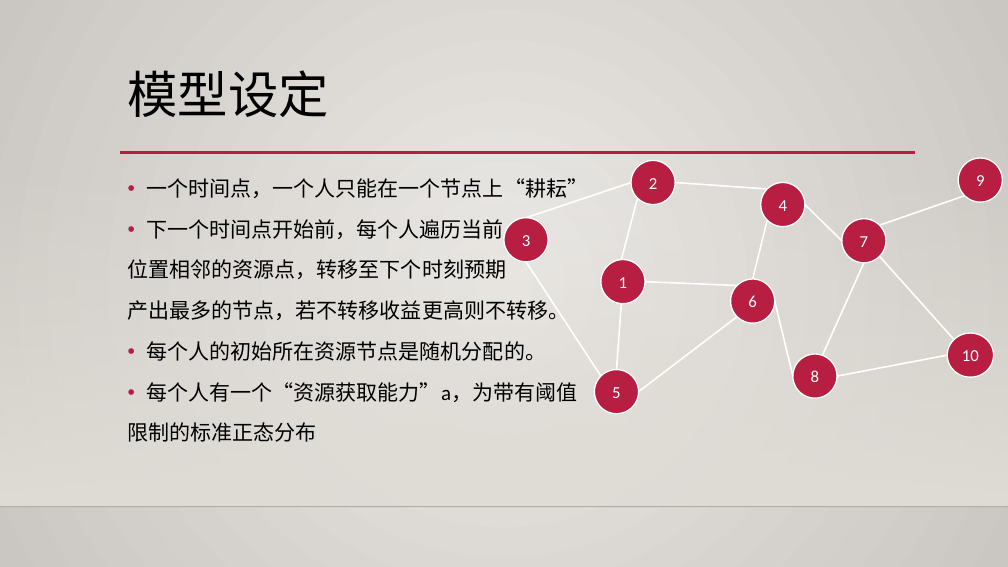
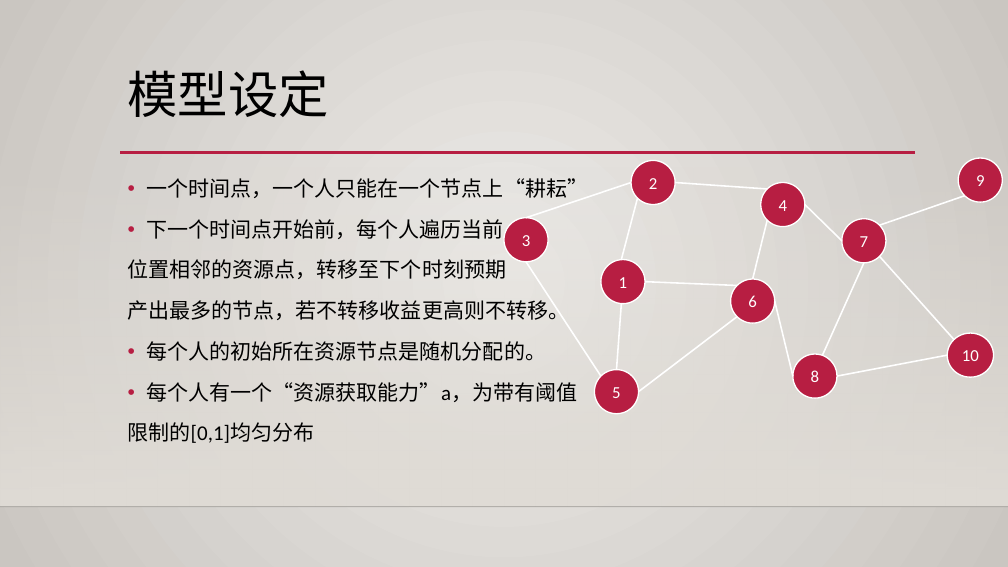
Before and after one commit to phoenixrain-pku/SocialComputing, a slide deck: slide 3 of 内卷问题建模与分析.pptx. Drawn at 1008x567 pixels with LibreOffice and Linux fonts; fonts in the diff are those of the drawing; background and template pictures are left out. Boxes give left, top, right and bottom in pixels: in the first picture for what was removed or moved away, otherwise in the second. Text is boxed around its words. In the diff, an @@ line names an element or a change of style, - is before the commit and + after.

Commit message:
powerpoint

```diff
--- a/内卷问题建模与分析.pptx
+++ b/内卷问题建模与分析.pptx
@@ text at (x1=128, y1=422, x2=315, y2=443): text changed @@
-限制的标准正态分布
+限制的[0,1]均匀分布
```
Also in this commit, not shown: 1 other slide changed, 7 slides added, 1 slide removed, 1 other file.
